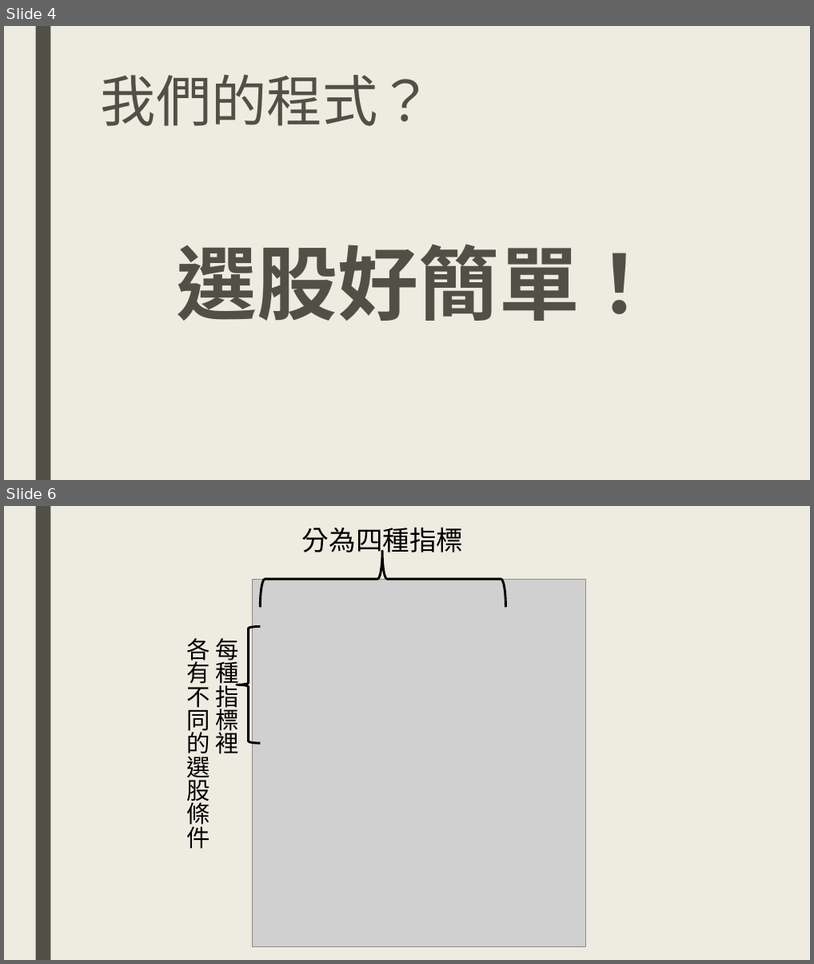
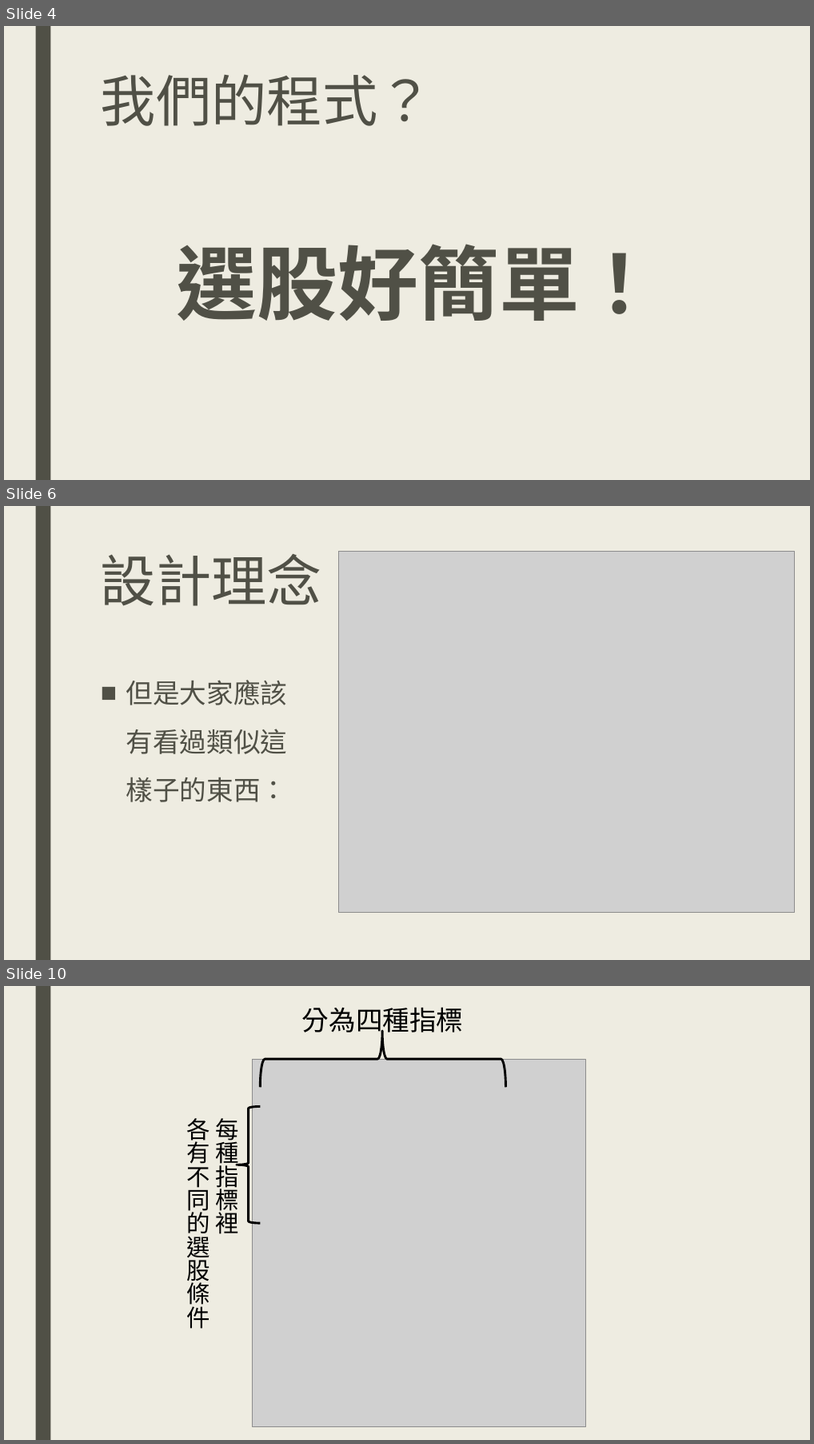
Before and after one commit to DanTsai0903/Stock-King-Project, a slide deck: 商管程式報告.pptx. Shown one above the other, each under a label of ours: slides 4 and 6 before the commit, slides 4, 6 and 10 after it; the slides between them are not shown. The pictures are 814x964 and 814x1444 pixels, drawn with LibreOffice and Linux fonts; fonts in the diff are those of the drawing; grey boxes stand for pictures. Boxes give left, top, right and bottom in pixels: in the first picture for what was removed or moved away, otherwise in the second. Text is boxed around its words. In the diff, an @@ line names an element or a change of style, - is before the commit and + after.

Commit message:
更新一點東西

```diff
--- a/商管程式報告.pptx
+++ b/商管程式報告.pptx
@@ slide 6 added at [4,506,810,960], background #EEECE1; not listed: 1 template element that a slide beside it also shows @@
@@ picture added at [338,552,794,912] @@
@@ title added at [101,554,322,606], 66 pt, text #505046 @@
+設計理念
@@ text added at [126,680,288,802], 32 pt, text #505046 @@
+■ 但是大家應該有看過類似這樣子的東西：
@@ what was slide 6 is now slide 10 @@
```
Also in this commit, not shown: 2 slides changed, 4 other slides added.
